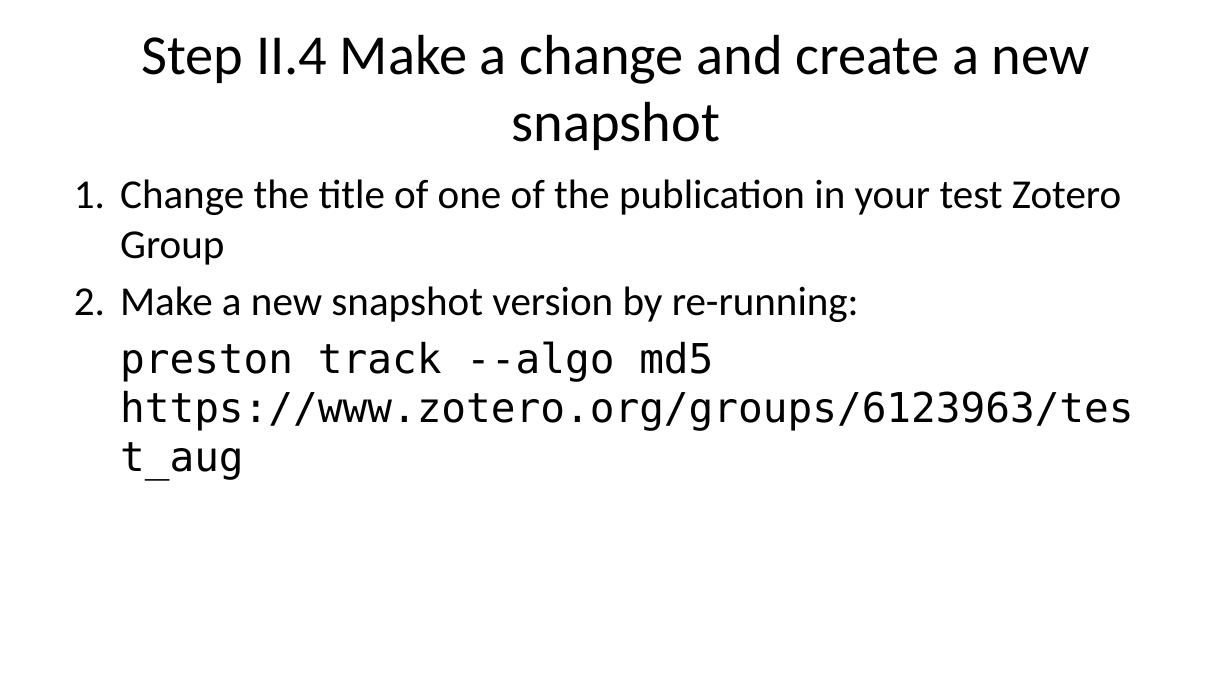
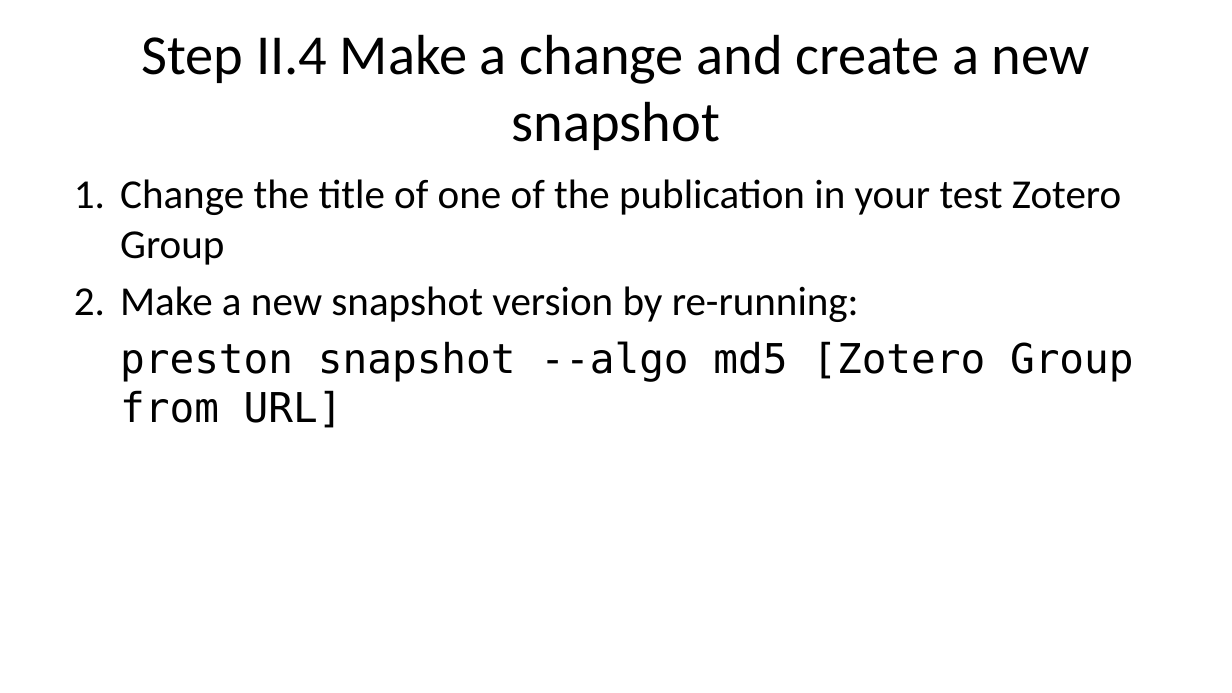
Before and after one commit to bat-literature/bat-literature.github.io, a slide deck: slide 25 of workshop.pptx. Drawn at 1232x693 pixels with LibreOffice and Linux fonts; fonts in the diff are those of the drawing. Boxes give left, top, right and bottom in pixels: in the first picture for what was removed or moved away, otherwise in the second. Text is boxed around its words. In the diff, an @@ line names an element or a change of style, - is before the commit and + after.

```diff
--- a/workshop.pptx
+++ b/workshop.pptx
@@ text at [120, 341, 1134, 428]: text changed @@
-preston track --algo md5 https://www.zotero.org/groups/6123963/test_aug
+preston snapshot --algo md5 [Zotero Group from URL]
```
Also in this commit, not shown: 7 other slides changed, 3 other files.
